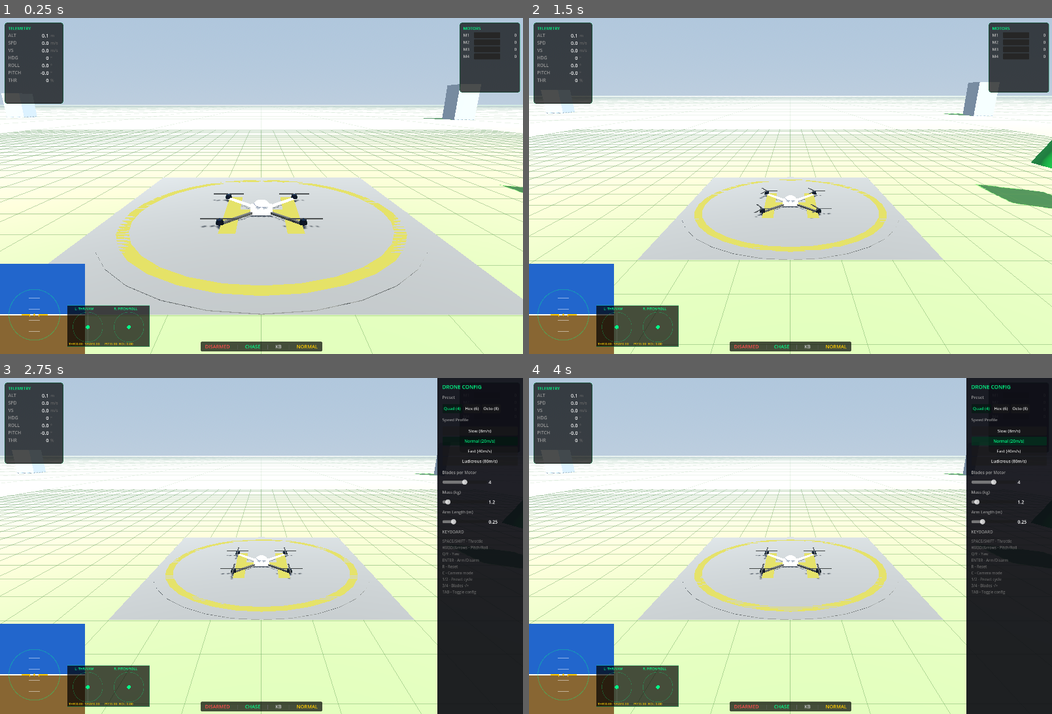
Above: before the commit, frames 1-4 (two rows, left to right).
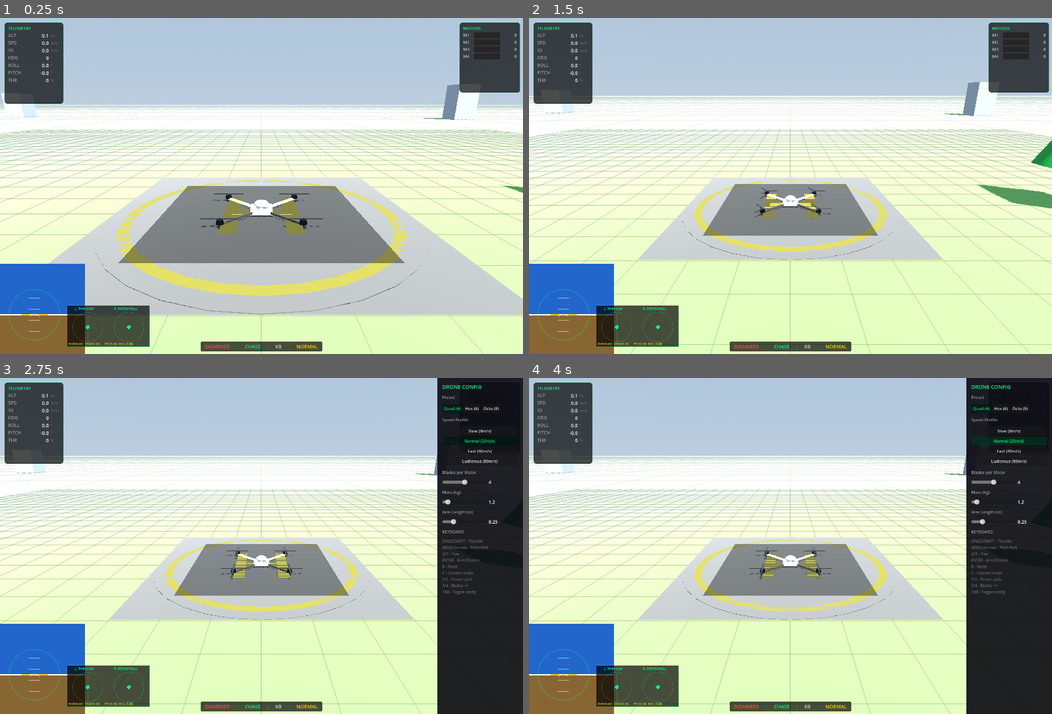
Above: after the commit, the same moments.

Repository: travisdetert/openkb-drone-godot
Game: Godot game, scene res://scenes/main.tscn
Two runs of this game, one before a commit and one after it. Both use one fixed random seed, a clock stepped at 60 frames per second and the inputs below.
Inputs (mouse positions are in pixels of both pictures, inside the frame that each line leads up to):
- Up to frame 1 (0.25 s): no input
- Up to frame 2 (1.5 s): tap Enter (arm_toggle) at 0.5 s; move the mouse to (905, 169) at 0.52 s; hold 4 (blade_right) 0.53-1.25 s; hold Enter (arm_toggle) 0.53-1.25 s; click (905, 169) at 0.67 s; drag from (685, 202) to (764, 253) at 1.27 s
- Up to frame 3 (2.75 s): move the mouse to (313, 472) at 2.02 s; hold 4 (blade_right) from 2.03 s (still down); hold Tab (toggle_config) from 2.03 s (still down)
- Up to frame 4 (4 s): release 4 (blade_right) at 2.75 s; release Tab (toggle_config) at 2.75 s; click "Normal (20m/s)" at 2.75 s; click "Normal (20m/s)" at 3.5 s

The runs differ from the first frame. In frame 1, 9.0% of the frame differs, in the area x 22-78%, y 50-73%; in frame 2, 3.9%; in frame 3, 3.8%; in frame 4, 3.9%.

Commit message:
Add dev overlays and UDP telemetry for ESP32
DroneOverlays: drop shadow (scales/fades with altitude), heading arrow
on ground, velocity vector arrow, motor thrust lines (green/yellow/red
by RPM), altitude reference rings at 5/10/25/50m.

UDPTelemetry: broadcasts JSON telemetry at 20Hz on port 4210 (position,
velocity, attitude, heading, speed, motor RPMs, armed state). Listens
for command input on port 4211 (throttle/yaw/pitch/roll/arm) with 500ms
timeout fallback to gamepad/keyboard. Status bar shows "ESP32" when
receiving external commands.

Co-Authored-By: Claude Opus 4.6 <noreply@anthropic.com>

Diff:
--- /dev/null
+++ b/scripts/drone/drone_overlays.gd
@@ -0,0 +1,225 @@
+class_name DroneOverlays
+extends Node3D
+
+# Visual dev overlays: drop shadow, thrust lines, velocity vector, heading arrow
+
+var _shadow: MeshInstance3D
+var _shadow_mat: StandardMaterial3D
+var _heading_arrow: MeshInstance3D
+var _heading_mat: StandardMaterial3D
+var _velocity_arrow: Node3D
+var _vel_shaft: MeshInstance3D
+var _vel_head: MeshInstance3D
+var _vel_mat: StandardMaterial3D
+var _thrust_lines: Array[MeshInstance3D] = []
+var _thrust_mat_low: StandardMaterial3D
+var _thrust_mat_mid: StandardMaterial3D
+var _thrust_mat_high: StandardMaterial3D
+var _altitude_rings: Array[MeshInstance3D] = []
+
+func _ready() -> void:
+	_build_shadow()
+	_build_heading_arrow()
+	_build_velocity_arrow()
+	_build_altitude_markers()
+
+func _build_shadow() -> void:
+	# Dark circle projected on ground below drone
+	var mesh := PlaneMesh.new()
+	mesh.size = Vector2(2.0, 2.0)
+	_shadow_mat = StandardMaterial3D.new()
+	_shadow_mat.albedo_color = Color(0, 0, 0, 0.35)
+	_shadow_mat.transparency = BaseMaterial3D.TRANSPARENCY_ALPHA
+	_shadow_mat.shading_mode = BaseMaterial3D.SHADING_MODE_UNSHADED
+	_shadow_mat.no_depth_test = false
+	mesh.material = _shadow_mat
+	_shadow = MeshInstance3D.new()
+	_shadow.mesh = mesh
+	_shadow.name = "DropShadow"
+	add_child(_shadow)
+
+func _build_heading_arrow() -> void:
+	# Triangle on the ground showing drone heading
+	var im := ImmediateMesh.new()
+	_heading_mat = StandardMaterial3D.new()
+	_heading_mat.albedo_color = Color(1.0, 0.3, 0.1, 0.6)
+	_heading_mat.transparency = BaseMaterial3D.TRANSPARENCY_ALPHA
+	_heading_mat.shading_mode = BaseMaterial3D.SHADING_MODE_UNSHADED
+
+	# Arrow shape: triangle pointing -Z (forward)
+	im.surface_begin(Mesh.PRIMITIVE_TRIANGLES, _heading_mat)
+	im.surface_add_vertex(Vector3(0, 0, -1.5))   # tip
+	im.surface_add_vertex(Vector3(-0.4, 0, 0.2))  # left
+	im.surface_add_vertex(Vector3(0.4, 0, 0.2))   # right
+	im.surface_end()
+
+	_heading_arrow = MeshInstance3D.new()
+	_heading_arrow.mesh = im
+	_heading_arrow.name = "HeadingArrow"
+	add_child(_heading_arrow)
+
+func _build_velocity_arrow() -> void:
+	_vel_mat = StandardMaterial3D.new()
+	_vel_mat.albedo_color = Color(0.0, 0.8, 1.0, 0.8)
+	_vel_mat.transparency = BaseMaterial3D.TRANSPARENCY_ALPHA
+	_vel_mat.shading_mode = BaseMaterial3D.SHADING_MODE_UNSHADED
+
+	_velocity_arrow = Node3D.new()
+	_velocity_arrow.name = "VelocityArrow"
+
+	# Shaft (stretched cylinder)
+	var shaft_mesh := CylinderMesh.new()
+	shaft_mesh.top_radius = 0.04
+	shaft_mesh.bottom_radius = 0.04
+	shaft_mesh.height = 1.0
+	shaft_mesh.radial_segments = 6
+	shaft_mesh.material = _vel_mat
+	_vel_shaft = MeshInstance3D.new()
+	_vel_shaft.mesh = shaft_mesh
+	_velocity_arrow.add_child(_vel_shaft)
+
+	# Arrowhead (cone)
+	var head_mesh := CylinderMesh.new()
+	head_mesh.top_radius = 0.0
+	head_mesh.bottom_radius = 0.12
+	head_mesh.height = 0.25
+	head_mesh.radial_segments = 6
+	head_mesh.material = _vel_mat
+	_vel_head = MeshInstance3D.new()
+	_vel_head.mesh = head_mesh
+	_velocity_arrow.add_child(_vel_head)
+
+	add_child(_velocity_arrow)
+
+func _build_altitude_markers() -> void:
+	# Ring markers at key altitudes
+	var altitudes := [5.0, 10.0, 25.0, 50.0]
+	var ring_mat := StandardMaterial3D.new()
+	ring_mat.albedo_color = Color(1.0, 1.0, 1.0, 0.08)
+	ring_mat.transparency = BaseMaterial3D.TRANSPARENCY_ALPHA
+	ring_mat.shading_mode = BaseMaterial3D.SHADING_MODE_UNSHADED
+
+	for alt in altitudes:
+		var im := ImmediateMesh.new()
+		var segments := 48
+		im.surface_begin(Mesh.PRIMITIVE_LINE_STRIP, ring_mat)
+		for i in range(segments + 1):
+			var angle := (float(i) / segments) * TAU
+			var radius := 8.0
+			im.surface_add_vertex(Vector3(cos(angle) * radius, alt, sin(angle) * radius))
+		im.surface_end()
+
+		var mi := MeshInstance3D.new()
+		mi.mesh = im
+		mi.name = "AltRing_%dm" % int(alt)
+		add_child(mi)
+		_altitude_rings.append(mi)
+
+func setup_thrust_lines(motor_count: int) -> void:
+	# Remove old
+	for line in _thrust_lines:
+		line.queue_free()
+	_thrust_lines.clear()
+
+	# Thrust color materials
+	if not _thrust_mat_low:
+		_thrust_mat_low = StandardMaterial3D.new()
+		_thrust_mat_low.albedo_color = Color(0.0, 1.0, 0.5, 0.7)
+		_thrust_mat_low.transparency = BaseMaterial3D.TRANSPARENCY_ALPHA
+		_thrust_mat_low.shading_mode = BaseMaterial3D.SHADING_MODE_UNSHADED
+
+		_thrust_mat_mid = StandardMaterial3D.new()
+		_thrust_mat_mid.albedo_color = Color(1.0, 0.8, 0.0, 0.7)
+		_thrust_mat_mid.transparency = BaseMaterial3D.TRANSPARENCY_ALPHA
+		_thrust_mat_mid.shading_mode = BaseMaterial3D.SHADING_MODE_UNSHADED
+
+		_thrust_mat_high = StandardMaterial3D.new()
+		_thrust_mat_high.albedo_color = Color(1.0, 0.2, 0.1, 0.7)
+		_thrust_mat_high.transparency = BaseMaterial3D.TRANSPARENCY_ALPHA
+		_thrust_mat_high.shading_mode = BaseMaterial3D.SHADING_MODE_UNSHADED
+
+	for i in range(motor_count):
+		var mesh := CylinderMesh.new()
+		mesh.top_radius = 0.03
+		mesh.bottom_radius = 0.03
+		mesh.height = 1.0
+		mesh.radial_segments = 4
+		mesh.material = _thrust_mat_low
+		var mi := MeshInstance3D.new()
+		mi.mesh = mesh
+		mi.name = "ThrustLine_%d" % i
+		mi.visible = false
+		add_child(mi)
+		_thrust_lines.append(mi)
+
+func update_overlays(physics: DronePhysics, config: DroneConfig) -> void:
+	var pos := physics.position
+	var quat := physics.drone_quaternion
+	var vel := physics.velocity
+
+	# --- Drop shadow ---
+	# Position on ground directly below drone, size shrinks with altitude
+	var alt := maxf(pos.y, 0.1)
+	_shadow.position = Vector3(pos.x, 0.05, pos.z)
+	# Shadow gets smaller and fainter the higher you go
+	var shadow_scale := clampf(2.0 - alt * 0.02, 0.3, 2.5)
+	_shadow.scale = Vector3(shadow_scale, 1.0, shadow_scale)
+	_shadow_mat.albedo_color.a = clampf(0.4 - alt * 0.004, 0.05, 0.4)
+
+	# --- Heading arrow on ground ---
+	_heading_arrow.position = Vector3(pos.x, 0.06, pos.z)
+	var euler := quat.get_euler()
+	_heading_arrow.rotation.y = euler.y
+
+	# --- Velocity vector arrow ---
+	var horiz_vel := Vector3(vel.x, 0, vel.z)
+	var speed := horiz_vel.length()
+	if speed > 0.3:
+		_velocity_arrow.visible = true
+		# Position at drone, point in velocity direction
+		_velocity_arrow.position = pos
+		var arrow_len := clampf(speed * 0.3, 0.3, 5.0)
+
+		# Orient the arrow group to point in velocity direction
+		var dir := horiz_vel.normalized()
+		var target := pos + dir
+		_velocity_arrow.look_at(target, Vector3.UP)
+
+		# Shaft: cylinder along -Z, so rotate it to lay along the look direction
+		_vel_shaft.position = Vector3(0, 0, -arrow_len / 2.0)
+		_vel_shaft.rotation = Vector3(PI / 2.0, 0, 0)
+		_vel_shaft.scale = Vector3(1, arrow_len, 1)
+
+		_vel_head.position = Vector3(0, 0, -arrow_len)
+		_vel_head.rotation = Vector3(PI / 2.0, 0, 0)
+	else:
+		_velocity_arrow.visible = false
+
+	# --- Thrust lines ---
+	var rpms := physics.rotor_physics.motor_rpms
+	var max_rpm := config.max_rpm
+	var drone_scale := 3.0  # must match DroneBuilder.SCALE
+
+	for i in range(mini(_thrust_lines.size(), config.motor_count)):
+		var mount := config.motors[i]
+		var norm_rpm := rpms[i] / max_rpm if max_rpm > 0 else 0.0
+
+		if norm_rpm > 0.05:
+			_thrust_lines[i].visible = true
+			# Position at motor mount in world space (account for drone transform)
+			var motor_local := mount.position * drone_scale
+			var motor_world := pos + quat * motor_local
+			var line_len := norm_rpm * 1.5  # max 1.5m long
+			_thrust_lines[i].position = motor_world + Vector3(0, -line_len / 2.0, 0)
+			_thrust_lines[i].scale = Vector3(1, line_len, 1)
+
+			# Color by RPM
+			var mesh := _thrust_lines[i].mesh as CylinderMesh
+			if norm_rpm < 0.5:
+				mesh.material = _thrust_mat_low
+			elif norm_rpm < 0.8:
+				mesh.material = _thrust_mat_mid
+			else:
+				mesh.material = _thrust_mat_high
+		else:
+			_thrust_lines[i].visible = false
--- a/scripts/main.gd
+++ b/scripts/main.gd
@@ -5,6 +5,8 @@
 var camera_ctrl: CameraController3D
 var hud_layer: CanvasLayer
 var environment_builder: EnvironmentBuilder
+var drone_overlays: DroneOverlays
+var udp_telemetry: UDPTelemetry
 
 var _hud_timer: float = 0.0
 var _config: DroneConfig
@@ -49,6 +51,17 @@
 
 	# Set initial motor count on HUD
 	hud_layer.motor_panel.set_motor_count(_config.motor_count)
+
+	# Dev overlays (shadow, thrust lines, velocity vector, etc.)
+	drone_overlays = DroneOverlays.new()
+	drone_overlays.name = "DroneOverlays"
+	add_child(drone_overlays)
+	drone_overlays.setup_thrust_lines(_config.motor_count)
+
+	# UDP telemetry for ESP32
+	udp_telemetry = UDPTelemetry.new()
+	udp_telemetry.name = "UDPTelemetry"
+	add_child(udp_telemetry)
 
 func _setup_world_environment() -> void:
 	var we := WorldEnvironment.new()
@@ -106,9 +119,23 @@
 	input_manager.poll()
 	_handle_events()
 
-	# Physics
-	var commands := input_manager.get_commands()
+	# Check for external ESP32 commands via UDP
+	udp_telemetry.poll_commands()
+	udp_telemetry.check_timeout()
+
+	# Physics — use ESP32 commands if available, otherwise gamepad/keyboard
+	var commands: Dictionary
+	if udp_telemetry.has_external_commands:
+		commands = udp_telemetry.get_external_commands()
+	else:
+		commands = input_manager.get_commands()
 	drone_controller.update_physics(dt, commands)
+
+	# Send telemetry to ESP32
+	udp_telemetry.send_telemetry(drone_controller.physics, _config, drone_controller.armed, dt)
+
+	# Overlays
+	drone_overlays.update_overlays(drone_controller.physics, _config)
 
 	# Camera
 	camera_ctrl.set_target(
@@ -153,10 +180,16 @@
 		input_manager.get_commands()
 	)
 
+	var input_source := "KB"
+	if udp_telemetry.has_external_commands:
+		input_source = "ESP32"
+	elif input_manager.gamepad_connected:
+		input_source = "GAMEPAD"
+
 	hud_layer.update_status(
 		drone_controller.armed,
 		camera_ctrl.get_mode_name(),
-		input_manager.gamepad_connected,
+		input_source,
 		_config.get_speed().profile_name
 	)
 
@@ -189,3 +222,4 @@
 	_config = new_config
 	drone_controller.rebuild(new_config)
 	hud_layer.motor_panel.set_motor_count(new_config.motor_count)
+	drone_overlays.setup_thrust_lines(new_config.motor_count)
--- /dev/null
+++ b/scripts/net/udp_telemetry.gd
@@ -0,0 +1,119 @@
+class_name UDPTelemetry
+extends Node
+
+# Sends drone telemetry over UDP and receives commands from ESP32
+# Telemetry OUT: port 4210 (broadcast)
+# Commands IN:   port 4211 (listen)
+
+const TELEMETRY_PORT := 4210
+const COMMAND_PORT := 4211
+const BROADCAST_ADDR := "255.255.255.255"
+const SEND_INTERVAL := 0.05  # 20Hz
+
+var _send_peer: PacketPeerUDP
+var _recv_peer: PacketPeerUDP
+var _send_timer: float = 0.0
+var _enabled: bool = true
+
+# Received commands from ESP32 (overrides gamepad when active)
+var has_external_commands: bool = false
+var ext_throttle: float = 0.0
+var ext_yaw: float = 0.0
+var ext_pitch: float = 0.0
+var ext_roll: float = 0.0
+var ext_arm: bool = false
+var _last_ext_time: float = 0.0
+
+func _ready() -> void:
+	# Outbound telemetry
+	_send_peer = PacketPeerUDP.new()
+	_send_peer.set_broadcast_enabled(true)
+	_send_peer.set_dest_address(BROADCAST_ADDR, TELEMETRY_PORT)
+
+	# Inbound commands
+	_recv_peer = PacketPeerUDP.new()
+	var err := _recv_peer.bind(COMMAND_PORT)
+	if err == OK:
+		print("UDP telemetry: listening for commands on port ", COMMAND_PORT)
+	else:
+		print("UDP telemetry: failed to bind command port ", COMMAND_PORT, " (err ", err, ")")
+
+	print("UDP telemetry: broadcasting on port ", TELEMETRY_PORT)
+
+func send_telemetry(physics: DronePhysics, config: DroneConfig, armed: bool, dt: float) -> void:
+	if not _enabled:
+		return
+
+	_send_timer += dt
+	if _send_timer < SEND_INTERVAL:
+		return
+	_send_timer = 0.0
+
+	var pos := physics.position
+	var vel := physics.velocity
+	var euler := physics.get_euler_degrees()
+	var rpms := physics.rotor_physics.motor_rpms
+
+	# Compact JSON telemetry packet
+	var data := {
+		"t": Time.get_ticks_msec(),
+		"pos": [snapped(pos.x, 0.01), snapped(pos.y, 0.01), snapped(pos.z, 0.01)],
+		"vel": [snapped(vel.x, 0.01), snapped(vel.y, 0.01), snapped(vel.z, 0.01)],
+		"att": [snapped(euler.x, 0.1), snapped(euler.y, 0.1), snapped(euler.z, 0.1)],
+		"hdg": snapped(physics.get_heading(), 0.1),
+		"spd": snapped(physics.get_horizontal_speed(), 0.01),
+		"armed": armed,
+		"preset": config.config_name,
+		"motors": [],
+	}
+	for rpm in rpms:
+		data["motors"].append(snapped(rpm, 1.0))
+
+	var json_str := JSON.stringify(data)
+	_send_peer.put_packet(json_str.to_utf8_buffer())
+
+func poll_commands() -> void:
+	if not _enabled:
+		return
+
+	while _recv_peer.get_available_packet_count() > 0:
+		var packet := _recv_peer.get_packet()
+		var json_str := packet.get_string_from_utf8()
+		var json := JSON.new()
+		var err := json.parse(json_str)
+		if err != OK:
+			continue
+
+		var data: Dictionary = json.data
+		if data.has("throttle"):
+			ext_throttle = clampf(float(data["throttle"]), -1.0, 1.0)
+		if data.has("yaw"):
+			ext_yaw = clampf(float(data["yaw"]), -1.0, 1.0)
+		if data.has("pitch"):
+			ext_pitch = clampf(float(data["pitch"]), -1.0, 1.0)
+		if data.has("roll"):
+			ext_roll = clampf(float(data["roll"]), -1.0, 1.0)
+		if data.has("arm"):
+			ext_arm = bool(data["arm"])
+
+		has_external_commands = true
+		_last_ext_time = Time.get_ticks_msec() / 1000.0
+
+func check_timeout() -> void:
+	# If no commands received for 500ms, release external control
+	if has_external_commands:
+		var now := Time.get_ticks_msec() / 1000.0
+		if now - _last_ext_time > 0.5:
+			has_external_commands = false
+			ext_throttle = 0.0
+			ext_yaw = 0.0
+			ext_pitch = 0.0
+			ext_roll = 0.0
+
+func get_external_commands() -> Dictionary:
+	return {
+		"throttle": ext_throttle,
+		"yaw": ext_yaw,
+		"pitch": ext_pitch,
+		"roll": ext_roll,
+	}
--- a/scripts/ui/hud.gd
+++ b/scripts/ui/hud.gd
@@ -111,7 +111,7 @@
 	sep.add_theme_color_override("font_color", Color(0.4, 0.4, 0.4))
 	return sep
 
-func update_status(armed: bool, camera_mode: String, input_connected: bool, speed_name: String) -> void:
+func update_status(armed: bool, camera_mode: String, input_source: String, speed_name: String) -> void:
 	if status_armed_label:
 		status_armed_label.text = "ARMED" if armed else "DISARMED"
 		status_armed_label.add_theme_color_override("font_color",
@@ -119,7 +119,12 @@
 	if status_camera_label:
 		status_camera_label.text = camera_mode
 	if status_input_label:
-		status_input_label.text = "GAMEPAD" if input_connected else "KB"
+		status_input_label.text = input_source
+		# Highlight ESP32 input in cyan
+		if input_source == "ESP32":
+			status_input_label.add_theme_color_override("font_color", Color(0.0, 0.8, 1.0))
+		else:
+			status_input_label.add_theme_color_override("font_color", Color(0.8, 0.8, 0.8))
 	if status_speed_label:
 		status_speed_label.text = speed_name.to_upper()
 
Not shown, added: scripts/camera/camera_controller.gd.uid
Not shown, added: scripts/drone/blade_spinner.gd.uid
Not shown, added: scripts/drone/drone_builder.gd.uid
Not shown, added: scripts/drone/drone_config.gd.uid
Not shown, added: scripts/drone/drone_controller.gd.uid
Not shown, added: scripts/drone/drone_overlays.gd.uid
Not shown, added: scripts/environment/environment_builder.gd.uid
Not shown, added: scripts/input/input_manager.gd.uid
Not shown, added: scripts/net/udp_telemetry.gd.uid
Not shown, added: scripts/physics/drone_physics.gd.uid
Not shown, added: scripts/physics/rotor_physics.gd.uid
Not shown, added: scripts/ui/attitude_indicator.gd.uid
(and 5 more such lines)
